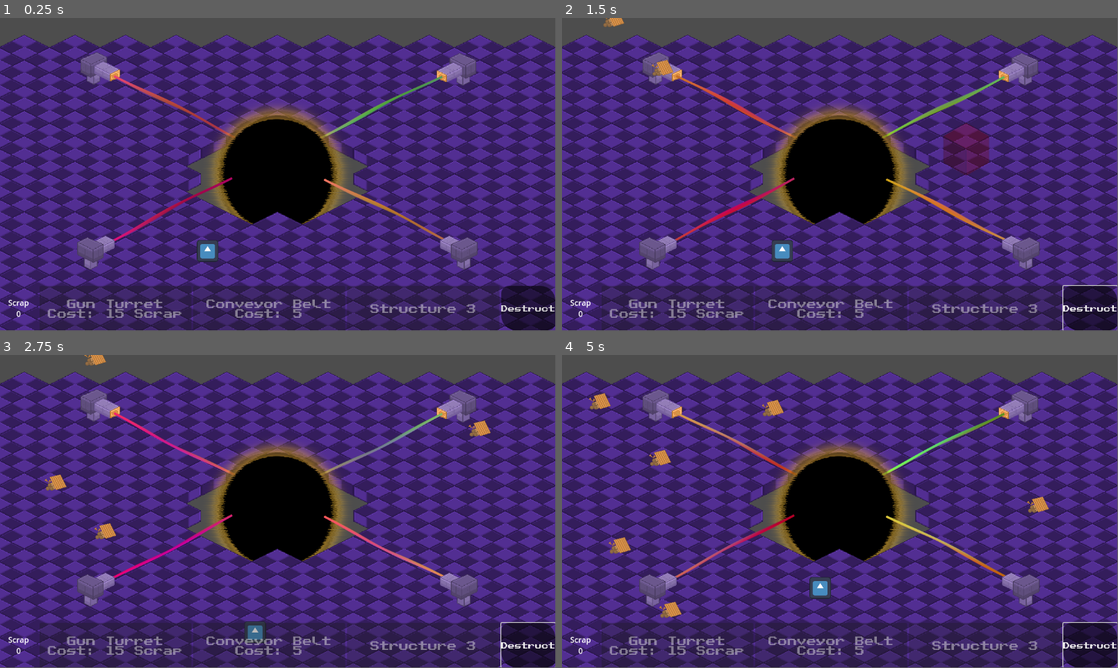
Above: before the commit, frames 1-4 (two rows, left to right).
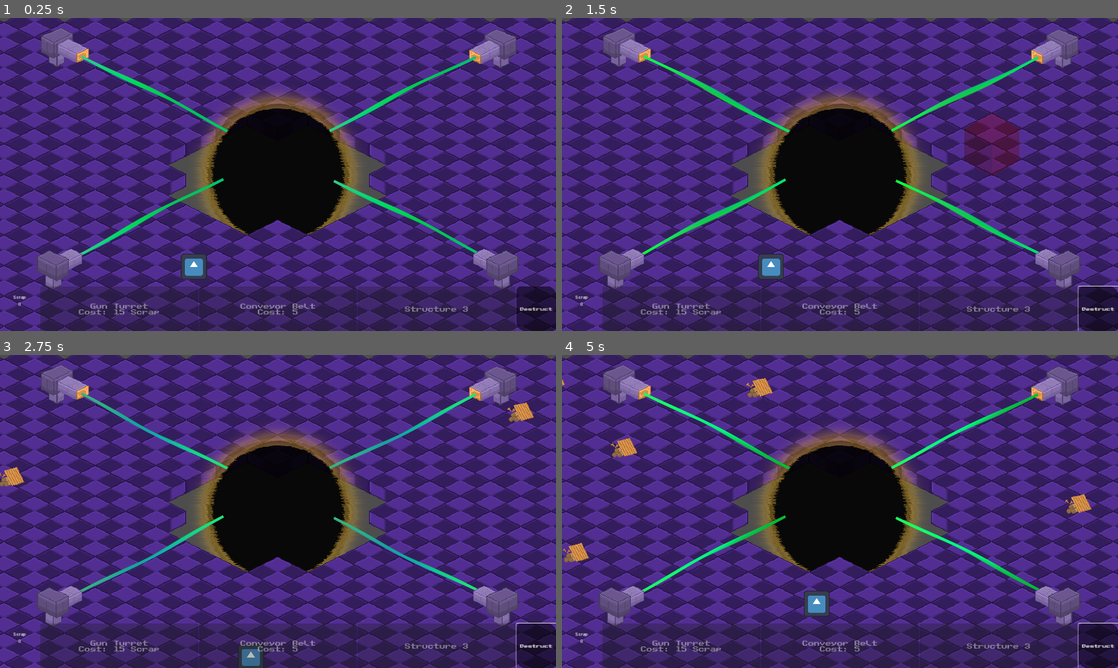
Above: after the commit, the same moments.

Repository: jkostello/Godot-Wild-Jam-69
Game: Godot game, scene res://level.tscn
Same seed, same stepped clock (60 frames per second), same inputs: the game is played once before the commit and once after it. The engine's default icon, where the game draws it, is replaced by a stand-in: a white triangle on a blue panel in a dark square. Sound files missing from this copy of the repository are replaced by a short silence.
Inputs (mouse positions are in pixels of both pictures, inside the frame that each line leads up to):
- Up to frame 1 (0.25 s): no input
- Up to frame 2 (1.5 s): click "Destruct" at 0.5 s; tap Enter at 1.25 s; move the mouse to (962, 158) at 1.27 s; hold D (right) from 1.28 s (still down); hold Space (deselect) from 1.28 s (still down); click (962, 158) at 1.42 s
- Up to frame 3 (2.75 s): move the mouse to (166, 527) at 2.02 s; release D (right) at 2.03 s; release Space (deselect) at 2.03 s; hold S (down) from 2.03 s (still down); tap 1 (select_structure_1) at 2.1 s
- Up to frame 4 (5 s): move the mouse to (895, 442) at 2.77 s; release S (down) at 2.78 s; hold D (right) 2.78-3.53 s; tap 2 (select_structure_2) at 2.85 s; move the mouse to (812, 574) at 3.52 s; hold W (up) 3.53-4.28 s; tap 3 (select_structure_3) at 3.6 s; click (812, 574) at 3.67 s; move the mouse to (1006, 558) at 4.27 s; hold A (left) from 4.28 s (still down); hold R from 4.28 s (still down)
In our replay, the window is 799x449 before the commit and 800x450 after it. These sizes can differ from the game's own. Grey fills any space a smaller window leaves; there, only what the larger window draws over its background counts as a difference.

The runs differ from the first frame. In frame 1, 60% of the frame differs, in the area x 0-100%, y 0-100%; in frame 2, 61%; in frame 3, 60%; in frame 4, 61%.

Commit message:
enemy things and window

Diff:
--- a/conveyor.tscn
+++ b/conveyor.tscn
@@ -5,6 +5,7 @@
 [ext_resource type="Texture2D" uid="uid://dr1vjo8ouk3jk" path="res://CONVEYER.png" id="3_lai5o"]
 
 [node name="Conveyor" instance=ExtResource("1_mejg1")]
+z_index = -1
 script = ExtResource("2_c5h3y")
 strength = 40.0
 
--- a/enemy.gd
+++ b/enemy.gd
@@ -4,18 +4,27 @@
 @export var health := 3
 @onready var nav_agent : NavigationAgent2D = $NavigationAgent2D
 var player : CharacterBody2D
-
+var tangible := false
+var attacking := false
 
 func _ready():
 	player = get_tree().get_first_node_in_group("Player")
-	add_to_group("Enemy")
+
 
 func takeDMG(dmg): #Take damage
 	health -= dmg
-	if health <= 0: #DIE
-		queue_free()
+	if health <= 0 and not $Die.playing: #DIE
+		remove_from_group("Enemy")
+		visible = false # Replace with death animation
+		$Die.play()
+
 
 func _physics_process(delta):
+	modulate = Color(1,1,1,1.0 - $FadeTimer.time_left / 4.0)
+	if tangible:
+		set_collision_mask_value(1, true)
+
+
 	var closest_target : Vector2
 	# Sets closest_target to first turret
 	if get_tree().get_first_node_in_group("Turret"):
@@ -41,12 +50,21 @@
 	nav_agent.target_position = closest_target
 	var direction = to_local(nav_agent.get_next_path_position()).normalized()
 
-	if $InactivityTimer.time_left > 0:
+	if not tangible:
 		velocity = Vector2.ZERO
-		velocity = global_position.normalized() * speed
+		global_position += global_position.normalized() * speed * delta
 	else:
 		velocity = direction * speed
-	if not nav_agent.is_target_reachable():
-		velocity = Vector2.ZERO
+		if not nav_agent.is_target_reachable():
+			velocity = Vector2.ZERO
 
-	move_and_slide()
+		move_and_slide()
+
+
+func _on_die_finished():
+	queue_free()
+
+
+func _on_attack_finished():
+	if not $Die.playing and attacking:
+		$Attack.play()
--- a/enemy.tscn
+++ b/enemy.tscn
@@ -1,7 +1,9 @@
-[gd_scene load_steps=5 format=3 uid="uid://c1agteb2lcosr"]
+[gd_scene load_steps=7 format=3 uid="uid://c1agteb2lcosr"]
 
 [ext_resource type="Script" path="res://enemy.gd" id="1_2offh"]
 [ext_resource type="Texture2D" uid="uid://bx5dvtc0m5646" path="res://icon.svg" id="1_k5c3l"]
+[ext_resource type="AudioStream" uid="uid://bljvct71g3gfy" path="res://enemydie.wav" id="3_lkms4"]
+[ext_resource type="AudioStream" uid="uid://baw8v1xbohdqb" path="res://enemyattack.wav" id="3_xrptl"]
 
 [sub_resource type="CircleShape2D" id="CircleShape2D_3psbd"]
 radius = 34.0
@@ -10,6 +12,7 @@
 radius = 43.0
 
 [node name="Enemy" type="CharacterBody2D"]
+modulate = Color(1, 1, 1, 0)
 collision_layer = 4
 motion_mode = 1
 script = ExtResource("1_2offh")
@@ -19,7 +22,7 @@
 
 [node name="NavigationAgent2D" type="NavigationAgent2D" parent="."]
 
-[node name="InactivityTimer" type="Timer" parent="."]
+[node name="FadeTimer" type="Timer" parent="."]
 wait_time = 4.0
 one_shot = true
 autostart = true
@@ -40,3 +43,14 @@
 modulate = Color(0.258824, 0.254902, 0.254902, 1)
 scale = Vector2(0.475, 0.475)
 texture = ExtResource("1_k5c3l")
+
+[node name="Attack" type="AudioStreamPlayer" parent="."]
+stream = ExtResource("3_xrptl")
+volume_db = -20.0
+
+[node name="Die" type="AudioStreamPlayer" parent="."]
+stream = ExtResource("3_lkms4")
+volume_db = -15.0
+
+[connection signal="finished" from="Attack" to="." method="_on_attack_finished"]
+[connection signal="finished" from="Die" to="." method="_on_die_finished"]
--- a/laser.gd
+++ b/laser.gd
@@ -17,6 +17,7 @@
 	if durability <= 0.0 and visible:
 		$AudioStreamPlayer.play()
 		visible = false
+		$Area2D/CollisionShape2D.disabled = true
 
 	# Increase turret durability
 	# TODO: slow down repair
@@ -24,6 +25,7 @@
 		structure_handler.updateScrapUI(-1)
 		durability += 1
 
+	$ColorRect.material.set_shader_parameter("color_gradient_pos", 1.0 - durability / 100.0);
 
 
 
@@ -33,6 +35,8 @@
 		repairing = true
 	else:
 		colliding_enemies += 1
+		body.attacking = true
+		body.get_node("Attack").play()
 
 # Disable player repairing or remove enemy
 func _on_area_2d_body_exited(body):
@@ -40,6 +44,7 @@
 		repairing = false
 	else:
 		colliding_enemies -= 1
+		body.attacking = false
 
 
 func _on_audio_stream_player_finished():
--- a/laser.tscn
+++ b/laser.tscn
@@ -19,10 +19,10 @@
 resource_local_to_scene = true
 shader = ExtResource("2_4okvl")
 shader_parameter/resolution = Vector2(600, 400)
-shader_parameter/line_primary_color = Color(0.08, 0.85, 0.4, 1)
-shader_parameter/line_secondary_color = Color(0.85, 0.5, 0.25, 1)
-shader_parameter/line_tertiary_color = Color(0.8, 0.1, 0.35, 1)
-shader_parameter/color_gradient_pos = 0.5
+shader_parameter/line_primary_color = Color(0, 1, 0, 1)
+shader_parameter/line_secondary_color = Color(1, 0.470588, 0, 1)
+shader_parameter/line_tertiary_color = Color(1, 0, 0, 1)
+shader_parameter/color_gradient_pos = 0.0
 shader_parameter/line_thickness = 0.1
 shader_parameter/color_change_speed = 0.8
 shader_parameter/color_change_amplitude = 0.69
--- a/level.gd
+++ b/level.gd
@@ -1,10 +1,5 @@
 extends Node2D
 
-func _ready():
-	$Laser/ColorRect.material.set_shader_parameter("color_gradient_pos", 1.0);
-	$Laser2/ColorRect.material.set_shader_parameter("color_gradient_pos", 0.75);
-	$Laser3/ColorRect.material.set_shader_parameter("color_gradient_pos", 0.5);
-	$Laser4/ColorRect.material.set_shader_parameter("color_gradient_pos", 0.25);
 
 # End game if all lasers die
 func _physics_process(delta):
--- a/level.tscn
+++ b/level.tscn
@@ -111,6 +111,7 @@
 position = Vector2(-415, 455)
 
 [node name="TileMap" type="TileMap" parent="."]
+z_index = -1
 y_sort_enabled = true
 tile_set = SubResource("TileSet_ajha4")
 format = 2
@@ -202,7 +203,7 @@
 frame = 2
 
 [node name="Camera2D" type="Camera2D" parent="."]
-zoom = Vector2(0.35, 0.35)
+zoom = Vector2(0.7, 0.7)
 
 [editable path="Laser"]
 [editable path="Laser2"]
--- a/player.gd
+++ b/player.gd
@@ -1,4 +1,5 @@
 extends CharacterBody2D
+class_name Player
 
 @export var speed = 300.0
 @export var resource : int = 0
--- a/project.godot
+++ b/project.godot
@@ -14,6 +14,14 @@
 run/main_scene="res://level.tscn"
 config/features=PackedStringArray("4.2", "Forward Plus")
 config/icon="res://icon.svg"
+
+[display]
+
+window/size/viewport_width=1920
+window/size/viewport_height=1080
+window/size/mode=3
+window/size/borderless=true
+window/stretch/mode="canvas_items"
 
 [input]
 
--- a/resources/resource.gd
+++ b/resources/resource.gd
@@ -7,7 +7,9 @@
 
 func _ready():
 	destination_position = Vector2(self.global_position.x + randi_range(-100, 100), randi_range(-650, 650))
-
+	$CharacterBody2D.global_position = destination_position
+	if $CharacterBody2D.move_and_slide():
+		queue_free()
 
 func _physics_process(delta):
 	if moving:
--- a/resources/resource.tscn
+++ b/resources/resource.tscn
@@ -26,5 +26,11 @@
 stream = ExtResource("3_pg63l")
 max_polyphony = 5
 
+[node name="CharacterBody2D" type="CharacterBody2D" parent="."]
+collision_layer = 0
+
+[node name="CollisionShape2D" type="CollisionShape2D" parent="CharacterBody2D"]
+shape = SubResource("RectangleShape2D_xyhcs")
+
 [connection signal="body_entered" from="Area2D" to="." method="_on_area_2d_body_entered"]
 [connection signal="finished" from="AudioStreamPlayer" to="." method="_on_audio_stream_player_finished"]
--- a/void.gd
+++ b/void.gd
@@ -19,3 +19,8 @@
 		var new_scrap = scrap.instantiate()
 		new_scrap.global_position = Vector2(randi_range(-1500, 1500), -1200)
 		get_tree().current_scene.add_child(new_scrap)
+
+
+func _on_area_2d_area_exited(area):
+	area.get_parent().tangible = true
+	area.get_parent().add_to_group("Enemy")
--- a/void.tscn
+++ b/void.tscn
@@ -7,6 +7,7 @@
 script = ExtResource("1_bbfwi")
 
 [node name="VoidOrbDev1" type="Sprite2D" parent="."]
+modulate = Color(1, 1, 1, 0.886275)
 z_index = 2
 position = Vector2(0, -250)
 texture = ExtResource("1_v1ugm")
@@ -14,8 +15,24 @@
 region_rect = Rect2(0, 0, 1000, 500)
 
 [node name="VoidOrbDev2" type="Sprite2D" parent="."]
+modulate = Color(1, 1, 1, 0.886275)
 z_index = -1
 position = Vector2(0, 250)
 texture = ExtResource("1_v1ugm")
 region_enabled = true
 region_rect = Rect2(0, 500, 1000, 500)
+
+[node name="Centerblock" type="StaticBody2D" parent="."]
+collision_mask = 2
+
+[node name="CollisionPolygon2D" type="CollisionPolygon2D" parent="Centerblock"]
+polygon = PackedVector2Array(-595, 72, -151, 297, -1, 221, 148, 298, 596, 74, 447, -2, 594, -76, 149, -298, -1, -223, -152, -298, -597, -77, -453, -2)
+
+[node name="Area2D" type="Area2D" parent="."]
+collision_layer = 0
+collision_mask = 4
+
+[node name="CollisionPolygon2D2" type="CollisionPolygon2D" parent="Area2D"]
+polygon = PackedVector2Array(-595, 72, -151, 297, -1, 221, 148, 298, 596, 74, 447, -2, 594, -76, 149, -298, -1, -223, -152, -298, -597, -77, -453, -2)
+
+[connection signal="area_exited" from="Area2D" to="." method="_on_area_2d_area_exited"]
Binary file added: MAGNET-Sheet.png
Not shown, added: MAGNET-Sheet.png.import
Not shown, added: enemyattack.wav.import
Not shown, added: enemydie.wav.import
Not shown, added: enemyattack.wav
Not shown, added: enemydie.wav
